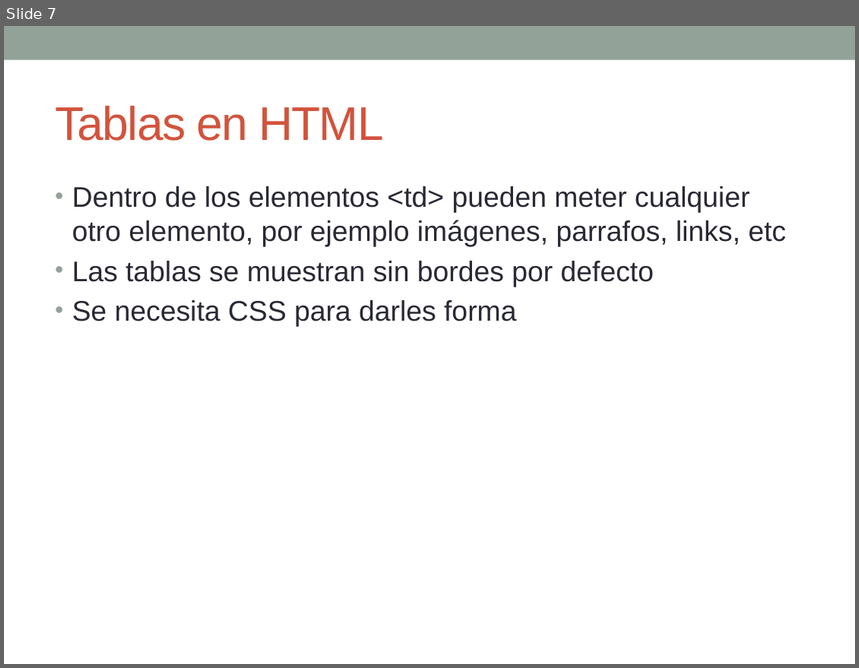
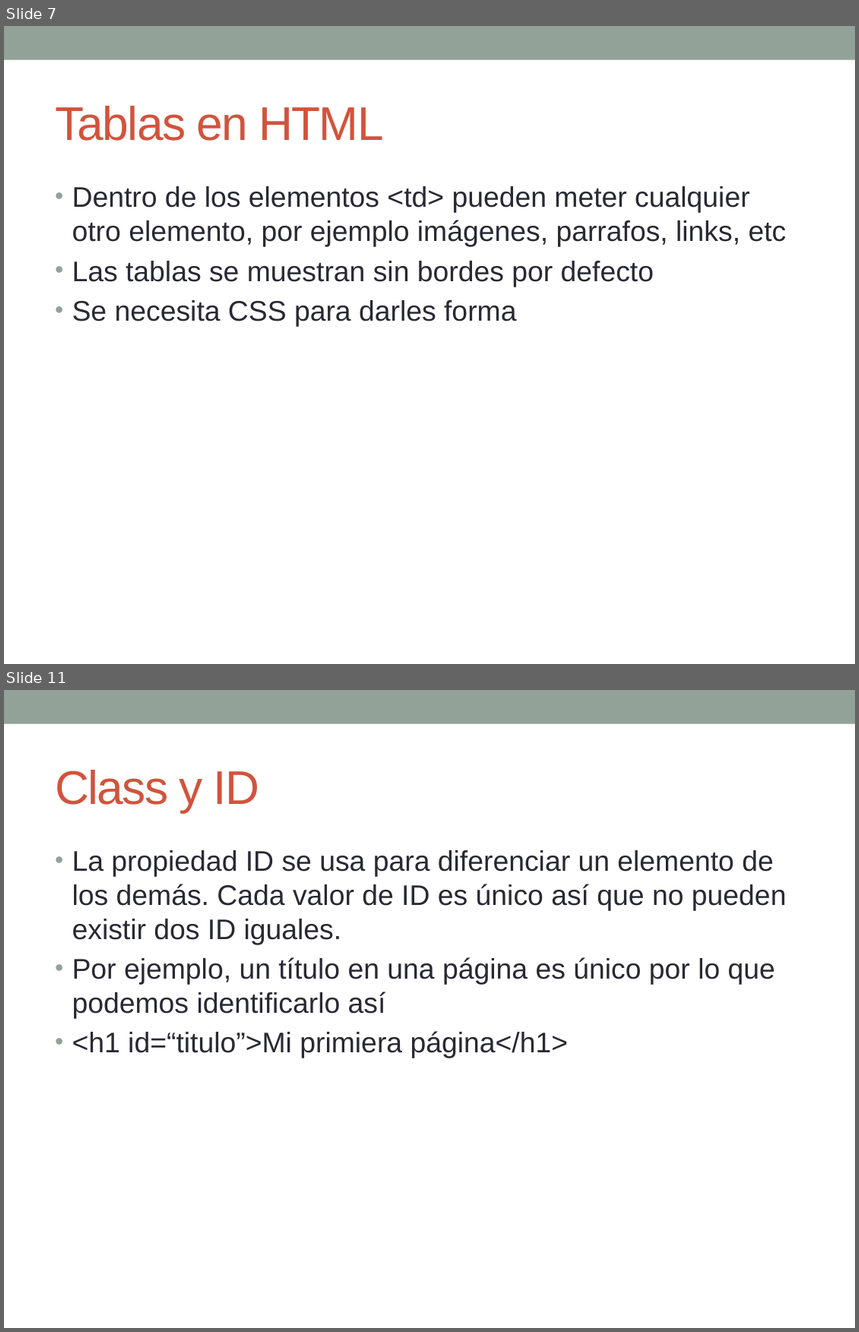
Before and after one commit to esolorzanob/UPI_Diseno, a slide deck: Semana 3.pptx. Shown one above the other, each under a label of ours: slide 7 before the commit, slides 7 and 11 after it; the slides between them are not shown. The pictures are 859x668 and 859x1332 pixels, drawn with LibreOffice and Linux fonts; fonts in the diff are those of the drawing. Boxes give left, top, right and bottom in pixels: in the first picture for what was removed or moved away, otherwise in the second. Text is boxed around its words. In the diff, an @@ line names an element or a change of style, - is before the commit and + after.

```diff
--- a/Semana 3.pptx
+++ b/Semana 3.pptx
@@ slide 11 added at [4,690,855,1328], background #FFFFFF; not listed: 1 template element that a slide beside it also shows @@
@@ title added at [55,770,260,813], 40 pt, text #D2533C @@
+Class y ID
@@ text added at [72,850,787,1059], 24 pt, text #292934 @@
+• La propiedad ID se usa para diferenciar un elemento de los demás. Cada valor de ID es único así que no pueden existir dos ID iguales.
+• Por ejemplo, un título en una página es único por lo que podemos identificarlo así
+• <h1 id=“titulo”>Mi primiera página</h1>
```
Also in this commit, not shown: 2 slides changed, 8 other slides added, 1 slide removed, 4 other files.
